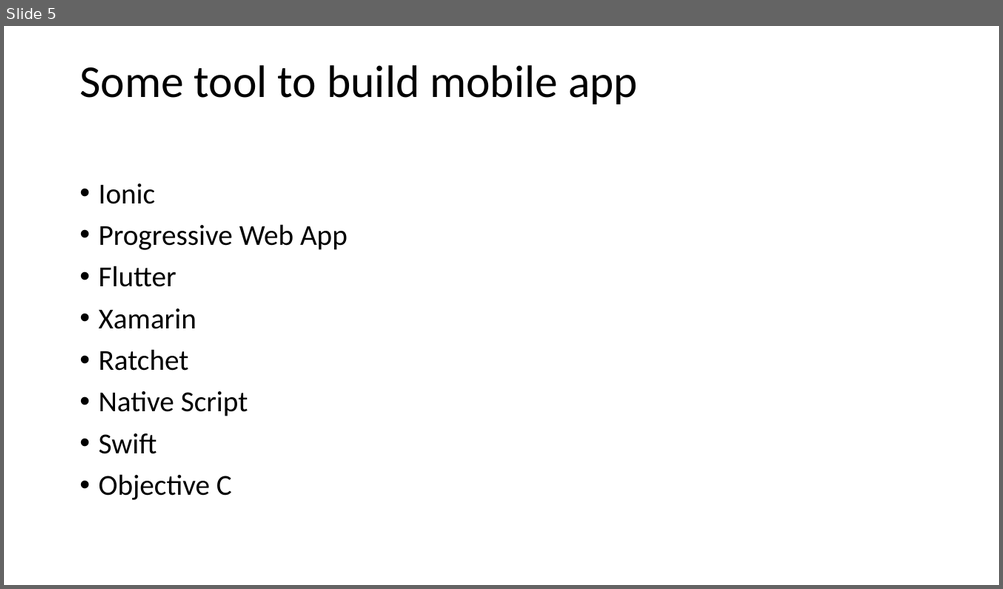
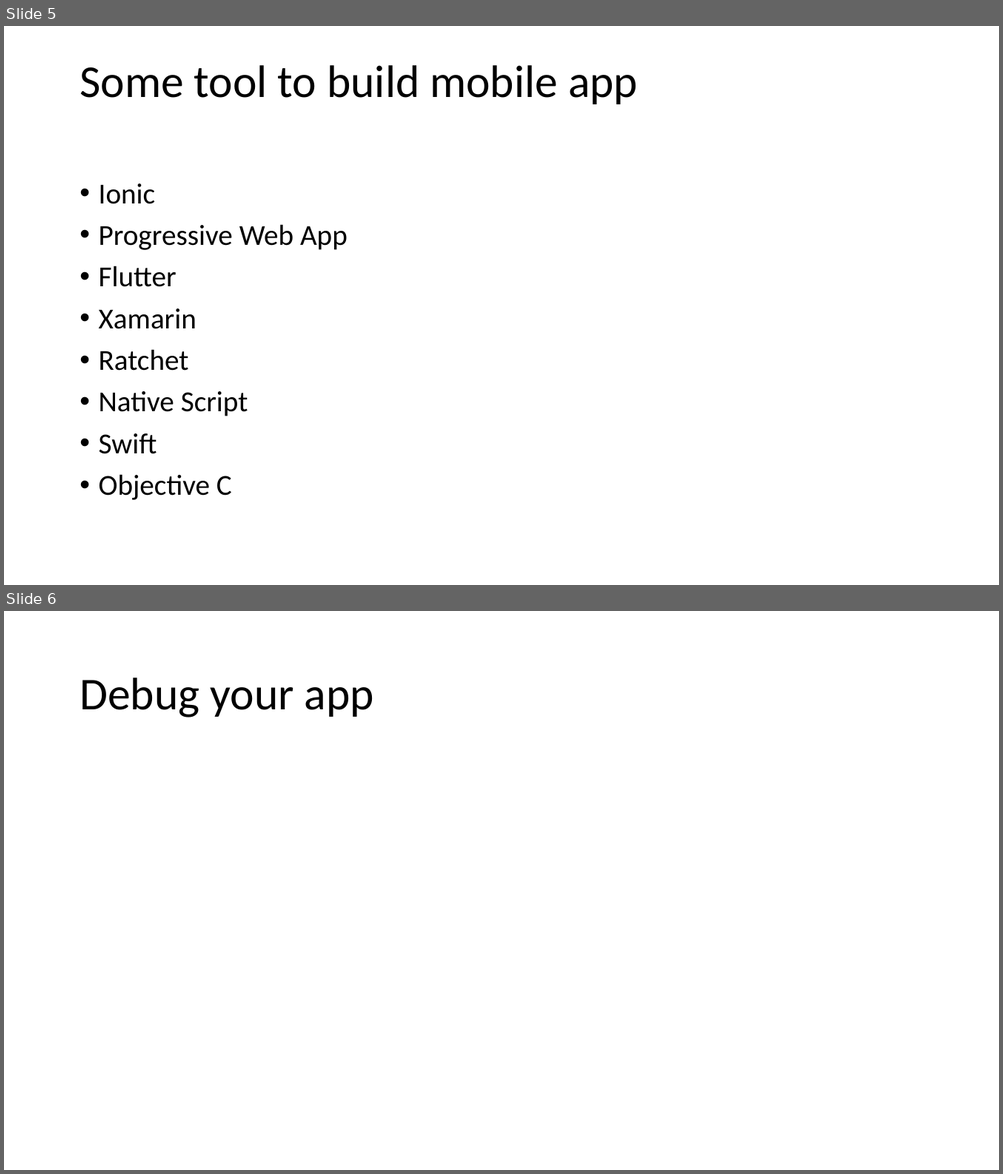
Before and after one commit to ngohungphuc/Presentation, a slide deck: reactnative/React Native.pptx. Shown one above the other, each under a label of ours: slide 5 before the commit, slides 5 and 6 after it. The pictures are 1003x589 and 1003x1174 pixels, drawn with LibreOffice and Linux fonts; fonts in the diff are those of the drawing. Boxes give left, top, right and bottom in pixels: in the first picture for what was removed or moved away, otherwise in the second. Text is boxed around its words. In the diff, an @@ line names an element or a change of style, - is before the commit and + after.

```diff
--- a/reactnative/React Native.pptx
+++ b/reactnative/React Native.pptx
@@ slide 6 added at box(4, 611, 999, 1170), background #FFFFFF @@
@@ title added at box(79, 678, 374, 718), 44 pt, text #000000 @@
+Debug your app
```
Also in this commit, not shown: 1 slide changed.
